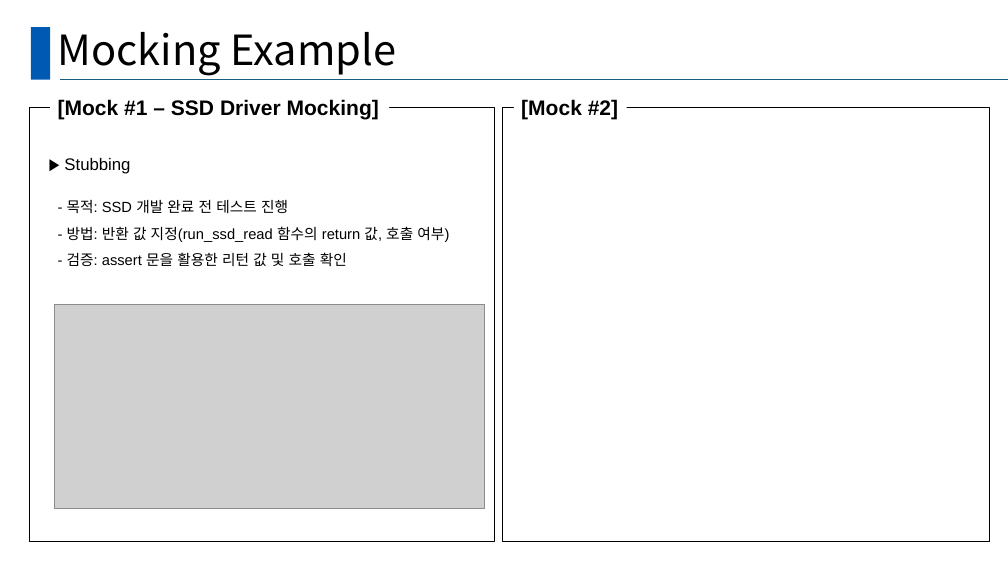
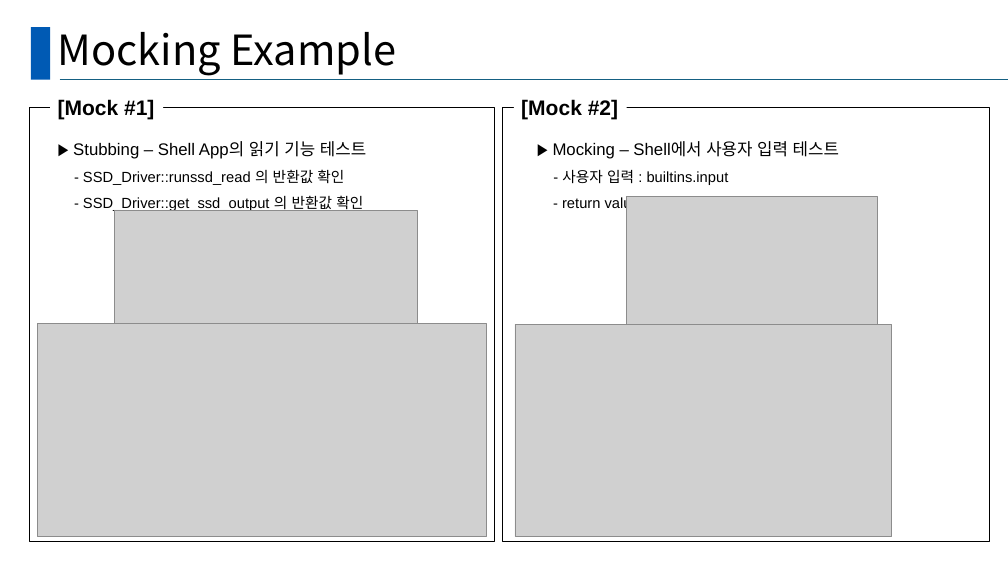
Before and after one commit to Hyominii/ssd, a slide deck: slide 8 of SSD_B_BestReviewer.pptx (slide 7 before the commit). Drawn at 1008x567 pixels with LibreOffice and Linux fonts; fonts in the diff are those of the drawing; grey boxes stand for pictures. Boxes give left, top, right and bottom in pixels: in the first picture for what was removed or moved away, otherwise in the second. Text is boxed around its words. In the diff, an @@ line names an element or a change of style, - is before the commit and + after.

```diff
--- a/SSD_B_BestReviewer.pptx
+++ b/SSD_B_BestReviewer.pptx
@@ text at [58,99,154,120]: text changed @@
-[Mock #1 – SSD Driver Mocking]
+[Mock #1]
@@ text added at [73,141,366,212], 14 pt, text #000000 @@
+▶ Stubbing – Shell App의 읽기 기능 테스트
+- SSD_Driver::runssd_read 의 반환값 확인
+- SSD_Driver::get_ssd_output 의 반환값 확인
@@ text added at [553,141,839,211], 14 pt, text #000000 @@
+▶ Mocking – Shell에서 사용자 입력 테스트
+- 사용자 입력 : builtins.input
+- return value : side_effect
@@ text removed at [64,158,130,174] @@
-▶ Stubbing
@@ text removed at [67,200,449,266] @@
-- 목적: SSD 개발 완료 전 테스트 진행
-- 방법: 반환 값 지정(run_ssd_read 함수의 return 값, 호출 여부)
-- 검증: assert 문을 활용한 리턴 값 및 호출 확인
@@ picture added at [627,196,877,324] @@
@@ picture added at [115,211,417,324] @@
@@ picture: place and size @@
-picture at [54,305,484,509]
+picture at [37,324,486,537]
@@ picture added at [515,324,892,537] @@
```
Also in this commit, not shown: 3 other slides changed, 8 slides added, 4 slides removed.
